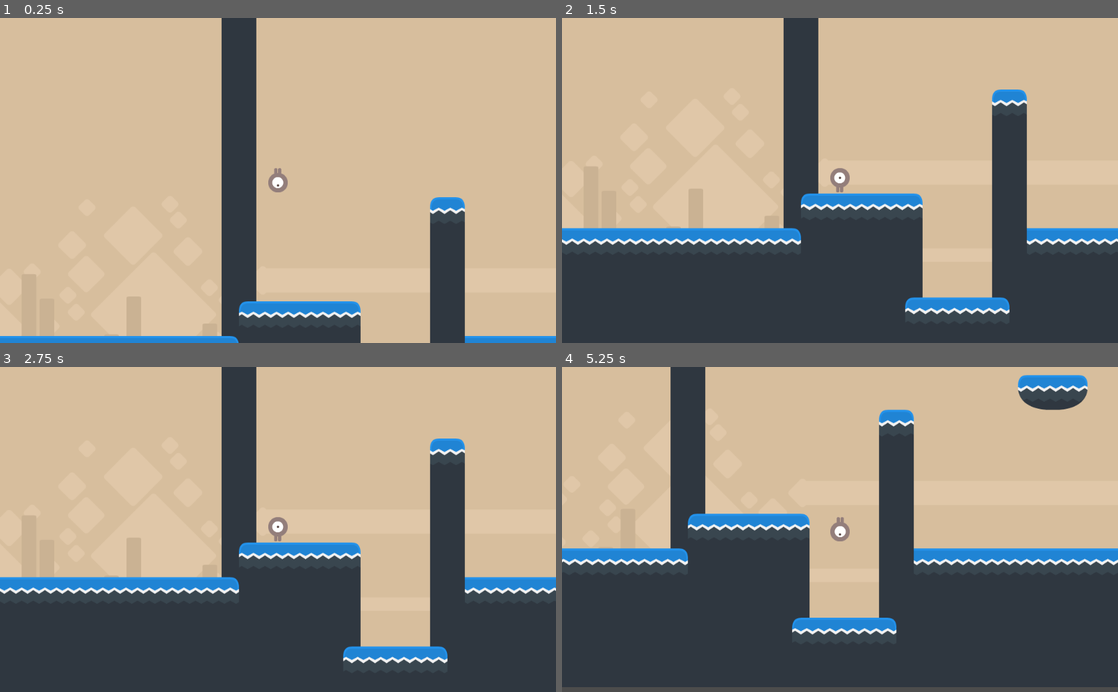
Above: before the commit, frames 1-4 (two rows, left to right).
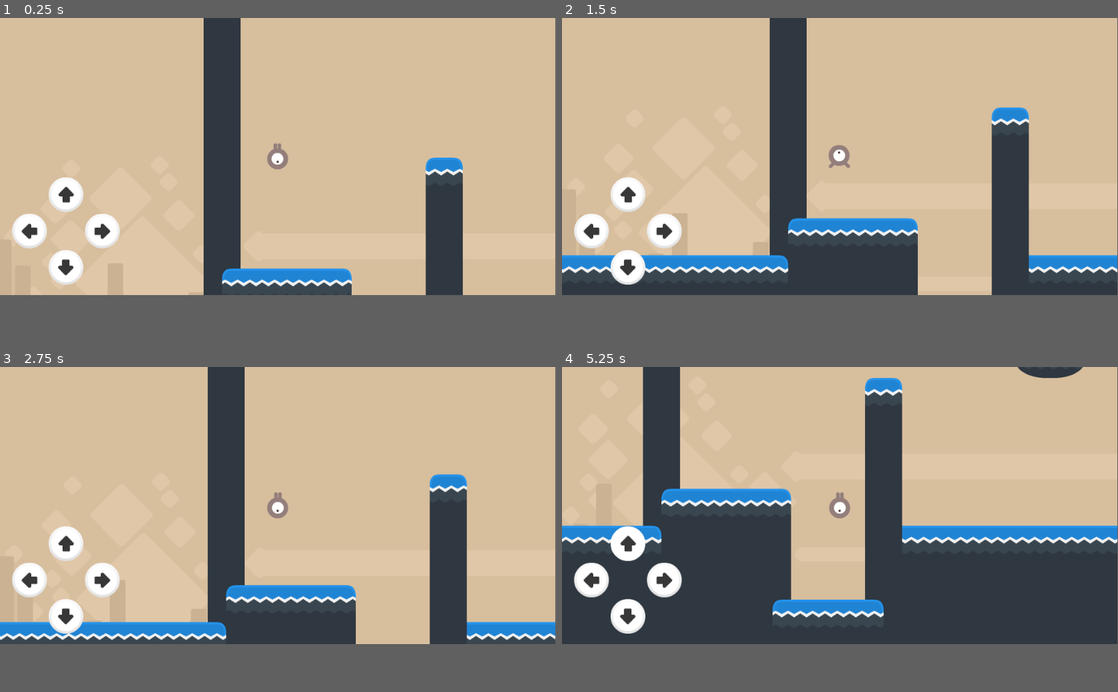
Above: after the commit, the same moments.

Repository: c3n7/ryzz_above_002
Game: Godot game, scene res://levels/Blue/BlueLevel01.tscn
Same seed, same stepped clock (60 frames per second), same inputs: the game is played once before the commit and once after it.
Inputs (mouse positions are in pixels of both pictures, inside the frame that each line leads up to):
- Up to frame 1 (0.25 s): no input
- Up to frame 2 (1.5 s): click (589, 268) at 0.52 s; click (628, 226) at 1.27 s
- Up to frame 3 (2.75 s): click (66, 659) at 2.02 s
- Up to frame 4 (5.25 s): click (662, 617) at 2.77 s; tap Enter at 3.5 s; hold Space (jump) 3.53-4.28 s; hold D (right) 3.53-5.03 s; tap Space (jump) at 4.35, 4.52, 4.82 s; hold Left (left) from 5.03 s (still down); hold Space (jump) from 5.03 s (still down)
In our replay, the window is 800x468 before the commit and 799x399 after it. These sizes can differ from the game's own. Grey fills any space a smaller window leaves; there, only what the larger window draws over its background counts as a difference.

The runs differ from the first frame. In frame 1, 16% of the frame differs, in the area x 0-100%, y 0-100%; in frame 2, 17%; in frame 3, 21%; in frame 4, 24%.

Commit message:
Added controls

Diff:
--- a/levels/Blue/BlueLevel01.tscn
+++ b/levels/Blue/BlueLevel01.tscn
@@ -8,6 +8,7 @@
 [ext_resource path="res://assets/PNG/Backgrounds/set1_hills.png" type="Texture" id=6]
 
 [node name="BlueLevel01" instance=ExtResource( 1 )]
+player = ExtResource( 3 )
 
 [node name="Sprite" parent="ParallaxBackground/Background" index="0"]
 texture = ExtResource( 4 )
@@ -18,9 +19,9 @@
 [node name="Sprite" parent="ParallaxBackground/Hills" index="0"]
 texture = ExtResource( 6 )
 
-[node name="PlayerGrey" parent="." index="1" instance=ExtResource( 3 )]
-position = Vector2( 104, 8 )
-
-[node name="World" parent="." index="2"]
+[node name="World" parent="." index="1"]
 tile_set = ExtResource( 2 )
 tile_data = PoolIntArray( -327680, 7, 0, -262144, 3, 0, -196608, 3, 0, -131072, 3, 0, -65536, 3, 0, 0, 3, 0, 10, 15, 0, …(1400 unchanged characters)…
+
+[node name="PlayerSpawn" parent="." index="3"]
+position = Vector2( 128, 40 )
--- /dev/null
+++ b/levels/Level.gd
@@ -0,0 +1,40 @@
+extends Node2D
+
+export (PackedScene) var player
+
+
+# Called when the node enters the scene tree for the first time.
+func _ready():
+	var p = player.instance()
+	p.spawn_pos = $PlayerSpawn.position
+	$Player.call_deferred("add_child", p)
+
+
+# Called every frame. 'delta' is the elapsed time since the previous frame.
+#func _process(delta):
+#	pass
+
+
+func _on_Controls_goup():
+	for p in $Player.get_children():
+		p.move_in_direction("jump")
+
+
+func _on_Controls_goingleft():
+	for p in $Player.get_children():
+		p.move_in_direction("left")
+
+
+func _on_Controls_notgoingleft():
+	for p in $Player.get_children():
+		p.cancel_move_in_direction("left")
+
+
+func _on_Controls_goingright():
+	for p in $Player.get_children():
+		p.move_in_direction("right")
+
+
+func _on_Controls_notgoingright():
+	for p in $Player.get_children():
+		p.cancel_move_in_direction("right")
--- a/levels/Level.tscn
+++ b/levels/Level.tscn
@@ -1,6 +1,10 @@
-[gd_scene format=2]
+[gd_scene load_steps=3 format=2]
+
+[ext_resource path="res://ui/Controls.tscn" type="PackedScene" id=1]
+[ext_resource path="res://levels/Level.gd" type="Script" id=2]
 
 [node name="Level" type="Node2D"]
+script = ExtResource( 2 )
 
 [node name="ParallaxBackground" type="ParallaxBackground" parent="."]
 
@@ -38,3 +42,14 @@
 __meta__ = {
 "_edit_lock_": true
 }
+
+[node name="Player" type="Node2D" parent="."]
+
+[node name="PlayerSpawn" type="Position2D" parent="."]
+
+[node name="Controls" parent="." instance=ExtResource( 1 )]
+[connection signal="goingleft" from="Controls" to="." method="_on_Controls_goingleft"]
+[connection signal="goingright" from="Controls" to="." method="_on_Controls_goingright"]
+[connection signal="goup" from="Controls" to="." method="_on_Controls_goup"]
+[connection signal="notgoingleft" from="Controls" to="." method="_on_Controls_notgoingleft"]
+[connection signal="notgoingright" from="Controls" to="." method="_on_Controls_notgoingright"]
--- a/players/Player.gd
+++ b/players/Player.gd
@@ -11,7 +11,15 @@
 var new_anim
 var velocity = Vector2()
 var run_speed = 0
+var spawn_pos
+var jumpnow = false
+var goright = false
+var goleft = false
 
+func start():
+	position = spawn_pos
+	show()
+	change_state(IDLE)
 
 func change_state(new_state):
 	state = new_state
@@ -26,6 +34,23 @@
 			new_anim = 'jump'
 		DEAD:
 			hide()
+
+func move_in_direction(dir):
+	match dir:
+		"right":
+			goright = true
+		"left":
+			goleft = true
+		"jump":
+			if is_on_floor():
+				jumpnow = true
+
+func cancel_move_in_direction(dir):
+	match dir:
+		"right":
+			goright = false
+		"left":
+			goleft = false
 
 func get_input():
 	if state == HURT:
@@ -43,17 +68,19 @@
 	else:
 		run_speed = horizontal_velocity
 
-	if right:
+	if right || goright:
 		velocity.x += run_speed
 		$AnimatedSprite.flip_h = false
-	if left:
+	if left || goleft:
 		velocity.x -= run_speed
 		$AnimatedSprite.flip_h = true
 
 	# Only allow jumping when on the ground
-	if jump and is_on_floor():
-		change_state(JUMP)
-		velocity.y = upward_velocity
+	if jump || jumpnow:
+		if is_on_floor():
+			jumpnow = false
+			change_state(JUMP)
+			velocity.y = upward_velocity
 	# IDLE transitions to RUN when moving
 	if state == IDLE and velocity.x != 0:
 		change_state(RUN)
@@ -62,7 +89,6 @@
 		change_state(IDLE)
 	# Transition to JUMP when falling off an edge
 	if state in [IDLE, RUN] and !is_on_floor():
-		print("Falling")
 		change_state(JUMP)
 
 
--- a/players/PlayerGrey.gd
+++ b/players/PlayerGrey.gd
@@ -1,4 +1,4 @@
 extends "res://players/Player.gd"
 
 func _ready():
-	change_state(IDLE)
+	start()
--- a/project.godot
+++ b/project.godot
@@ -18,6 +18,11 @@
 config/name="Project Ryzz Rad Wi 002"
 run/main_scene="res://levels/Blue/BlueLevel01.tscn"
 config/icon="res://assets/PNG/Players/Player Blue/playerBlue_walk4.png"
+
+[display]
+
+window/size/width=960
+window/size/height=480
 
 [input]
 
--- /dev/null
+++ b/ui/Controls.gd
@@ -0,0 +1,34 @@
+extends CanvasLayer
+
+
+signal goingleft
+signal goingright
+signal notgoingleft
+signal notgoingright
+signal goup
+signal godown
+
+
+
+func _on_BottomButton_pressed():
+	emit_signal("godown")
+
+
+func _on_LeftButton_button_down():
+	emit_signal("goingleft")
+
+
+func _on_RightButton_button_down():
+	emit_signal("goingright")
+
+
+func _on_RightButton_button_up():
+	emit_signal("notgoingright")
+
+
+func _on_LeftButton_button_up():
+	emit_signal("notgoingleft")
+
+
+func _on_TopButton_pressed():
+	emit_signal("goup")
--- /dev/null
+++ b/ui/Controls.tscn
@@ -0,0 +1,92 @@
+[gd_scene load_steps=10 format=2]
+
+[ext_resource path="res://assets/HUD/controls/flatLight/flatLight24.png" type="Texture" id=1]
+[ext_resource path="res://assets/HUD/controls/shadedLight/shadedLight27.png" type="Texture" id=2]
+[ext_resource path="res://assets/HUD/controls/shadedLight/shadedLight25.png" type="Texture" id=3]
+[ext_resource path="res://assets/HUD/controls/flatLight/flatLight22.png" type="Texture" id=4]
+[ext_resource path="res://assets/HUD/controls/shadedLight/shadedLight24.png" type="Texture" id=5]
+[ext_resource path="res://assets/HUD/controls/shadedLight/shadedLight26.png" type="Texture" id=6]
+[ext_resource path="res://assets/HUD/controls/flatLight/flatLight23.png" type="Texture" id=7]
+[ext_resource path="res://assets/HUD/controls/flatLight/flatLight25.png" type="Texture" id=8]
+[ext_resource path="res://ui/Controls.gd" type="Script" id=9]
+
+[node name="Controls" type="CanvasLayer"]
+script = ExtResource( 9 )
+
+[node name="HBoxContainer" type="HBoxContainer" parent="."]
+anchor_left = 1.0
+anchor_top = 1.0
+anchor_right = 1.0
+anchor_bottom = 1.0
+margin_left = -939.492
+margin_top = -204.17
+margin_right = -691.492
+margin_bottom = 43.8301
+rect_scale = Vector2( 0.75, 0.75 )
+__meta__ = {
+"_edit_group_": true,
+"_edit_use_anchors_": false
+}
+
+[node name="LeftButton" type="TextureButton" parent="HBoxContainer"]
+margin_top = 83.0
+margin_right = 80.0
+margin_bottom = 163.0
+size_flags_horizontal = 0
+size_flags_vertical = 4
+texture_normal = ExtResource( 5 )
+texture_pressed = ExtResource( 4 )
+__meta__ = {
+"_edit_use_anchors_": false
+}
+
+[node name="VBoxContainer" type="VBoxContainer" parent="HBoxContainer"]
+margin_left = 84.0
+margin_right = 164.0
+margin_bottom = 247.0
+size_flags_horizontal = 4
+alignment = 1
+
+[node name="VSplitContainer" type="VSplitContainer" parent="HBoxContainer/VBoxContainer"]
+margin_right = 80.0
+margin_bottom = 247.0
+size_flags_vertical = 3
+split_offset = -1
+
+[node name="TopButton" type="TextureButton" parent="HBoxContainer/VBoxContainer/VSplitContainer"]
+margin_right = 80.0
+margin_bottom = 80.0
+texture_normal = ExtResource( 6 )
+texture_pressed = ExtResource( 1 )
+__meta__ = {
+"_edit_use_anchors_": false
+}
+
+[node name="BottomButton" type="TextureButton" parent="HBoxContainer/VBoxContainer/VSplitContainer"]
+margin_top = 167.0
+margin_right = 80.0
+margin_bottom = 247.0
+size_flags_vertical = 8
+texture_normal = ExtResource( 2 )
+texture_pressed = ExtResource( 8 )
+__meta__ = {
+"_edit_use_anchors_": false
+}
+
+[node name="RightButton" type="TextureButton" parent="HBoxContainer"]
+margin_left = 168.0
+margin_top = 83.0
+margin_right = 248.0
+margin_bottom = 163.0
+size_flags_vertical = 4
+texture_normal = ExtResource( 3 )
+texture_pressed = ExtResource( 7 )
+__meta__ = {
+"_edit_use_anchors_": false
+}
+[connection signal="button_down" from="HBoxContainer/LeftButton" to="." method="_on_LeftButton_button_down"]
+[connection signal="button_up" from="HBoxContainer/LeftButton" to="." method="_on_LeftButton_button_up"]
+[connection signal="pressed" from="HBoxContainer/VBoxContainer/VSplitContainer/TopButton" to="." method="_on_TopButton_pressed"]
+[connection signal="pressed" from="HBoxContainer/VBoxContainer/VSplitContainer/BottomButton" to="." method="_on_BottomButton_pressed"]
+[connection signal="button_down" from="HBoxContainer/RightButton" to="." method="_on_RightButton_button_down"]
+[connection signal="button_up" from="HBoxContainer/RightButton" to="." method="_on_RightButton_button_up"]
Binary file added: assets/HUD/controls/flatLight/flatLight00.png
Binary file added: assets/HUD/controls/flatLight/flatLight01.png
Binary file added: assets/HUD/controls/flatLight/flatLight02.png
Binary file added: assets/HUD/controls/flatLight/flatLight03.png
Binary file added: assets/HUD/controls/flatLight/flatLight04.png
Binary file added: assets/HUD/controls/flatLight/flatLight05.png
Binary file added: assets/HUD/controls/flatLight/flatLight06.png
Binary file added: assets/HUD/controls/flatLight/flatLight07.png
Binary file added: assets/HUD/controls/flatLight/flatLight08.png
Binary file added: assets/HUD/controls/flatLight/flatLight09.png
Binary file added: assets/HUD/controls/flatLight/flatLight10.png
Binary file added: assets/HUD/controls/flatLight/flatLight11.png
(and 88 more such lines)
